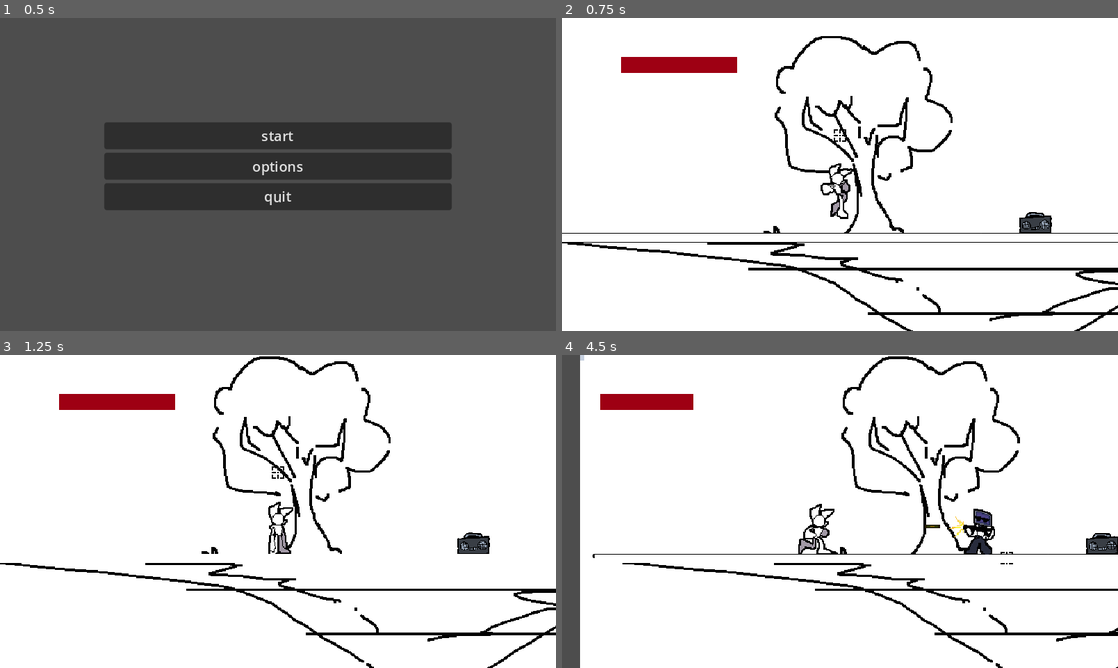
Above: before the commit, frames 1-4 (two rows, left to right).
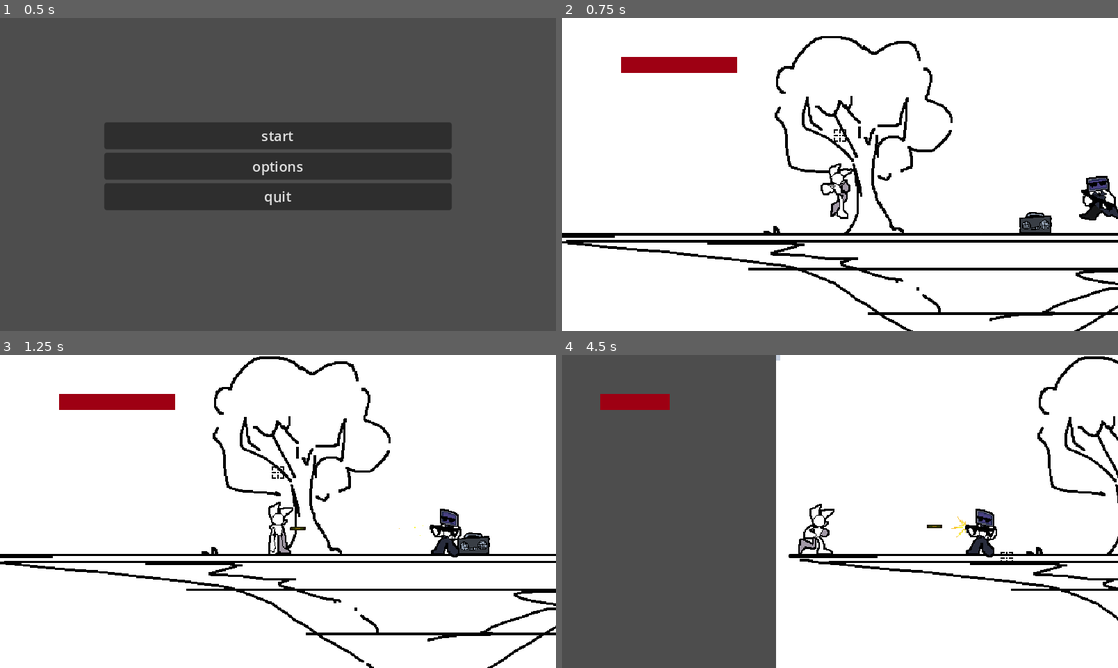
Above: after the commit, the same moments.

Repository: SZH217/game2
Game: Godot game, scene res://assets/scenes/main.tscn
Same seed, same stepped clock (60 frames per second), same inputs: the game is played once before the commit and once after it. The engine's default icon, where the game draws it, is replaced by a stand-in: a white triangle on a blue panel in a dark square. Sound files missing from this copy of the repository are replaced by a short silence.
Inputs (mouse positions are in pixels of both pictures, inside the frame that each line leads up to):
- Up to frame 1 (0.5 s): no input
- Up to frame 2 (0.75 s): click "start" at 0.5 s
- Up to frame 3 (1.25 s): no input
- Up to frame 4 (4.5 s): move the mouse to (962, 495) at 1.27 s; hold D (right) 1.28-2 s; tap E (interact) at 1.35, 3.05, 4.35 s; click (962, 495) at 1.42 s; drag from (728, 527) to (901, 524) at 2.02 s; move the mouse to (895, 442) at 2.77 s; hold A (left) 2.78-3.5 s; hold Space (action_c) 2.78-3.5 s; drag from (812, 574) to (673, 464) at 3.52 s; move the mouse to (1006, 558) at 4.27 s; hold D (right) from 4.28 s (still down)

Frame 1 is identical in both runs. In frame 2, 2.0% of the frame differs, in the area x 0-100%, y 50-72%; in frame 3, 1.9%; in frame 4, 41%, in the area x 3-100%, y 0-100%.

Commit message:
..

Diff:
--- /dev/null
+++ b/assets/scenes/jukebox.gd
@@ -0,0 +1,78 @@
+@tool
+extends Node2D
+
+@onready var sprite: Sprite2D = $Sprite2D
+@onready var bgm: AudioStreamPlayer = %bgm1
+
+@export var detection_range: float = 150.0
+@onready var player: CharacterBody2D = $"../player"
+
+var is_playing = false
+
+const BPM = 135.0
+var frame_duration : float = 60.0 / BPM
+var frames_per_beat = 0.5
+
+var is_nearby = false
+
+var music_timer : Timer
+var current_frame = 0
+
+const sprite_width = 1105
+const sprite_height = 281
+const num_frames = 5
+
+func _ready():
+	music_timer = Timer.new()
+	music_timer.wait_time = frame_duration * frames_per_beat
+	music_timer.one_shot = false
+	music_timer.autostart = false
+	add_child(music_timer)
+	music_timer.connect("timeout", Callable(self, "_on_music_timer_timeout"))
+
+	update_frame(0)
+
+	if player == null:
+		print("Player node not found! Check the node path.")
+	else:
+		print("Player node is successfully assigned!")
+
+func _process(delta):
+	if player != null:
+		is_nearby = player.position.distance_to(position) <= detection_range
+
+func _input(event):
+	if is_nearby and Input.is_action_just_pressed("interact"):
+		toggle_music()
+
+func toggle_music():
+	if is_playing:
+		stop_music()
+	else:
+		start_music()
+
+func start_music():
+	bgm.play()
+	is_playing = true
+	music_timer.start()
+	update_frame(1)
+
+func stop_music():
+	bgm.stop()
+	update_frame(0)
+	is_playing = false
+	music_timer.stop()
+
+func _on_music_timer_timeout():
+	if is_playing:
+		current_frame += 1
+		if current_frame >= num_frames:
+			current_frame = 1
+		update_frame(current_frame)
+
+func update_frame(frame_index: int):
+	var frame_width = sprite_width / num_frames
+	var frame_height = sprite_height
+	var x_offset = frame_index * frame_width
+	sprite.region_enabled = true
+	sprite.region_rect = Rect2(x_offset, 0, frame_width, frame_height)
--- a/assets/scenes/jukebox.tscn
+++ b/assets/scenes/jukebox.tscn
@@ -1,6 +1,7 @@
-[gd_scene load_steps=5 format=3 uid="uid://bkh3220lwijbs"]
+[gd_scene load_steps=6 format=3 uid="uid://bkh3220lwijbs"]
 
 [ext_resource type="Texture2D" uid="uid://rtxww4btl7o2" path="res://assets/textures/jukebox.png" id="1_fqd0q"]
+[ext_resource type="Script" path="res://assets/scenes/jukebox.gd" id="1_q37am"]
 
 [sub_resource type="Animation" id="Animation_exn8a"]
 length = 0.1
@@ -31,6 +32,7 @@
 
 [sub_resource type="Animation" id="Animation_c033a"]
 length = 0.4
+loop_mode = 1
 tracks/0/type = "value"
 tracks/0/imported = false
 tracks/0/enabled = true
@@ -41,7 +43,7 @@
 "times": PackedFloat32Array(0, 0.1, 0.2, 0.3),
 "transitions": PackedFloat32Array(1, 1, 1, 1),
 "update": 0,
-"values": [Rect2(221, 0, 221, 281), Rect2(0, 0, 221, 281), Rect2(0, 281, 221, 281), Rect2(0, 0, 221, 281)]
+"values": [Rect2(221, 0, 221, 281), Rect2(442, 0, 221, 281), Rect2(663, 0, 221, 281), Rect2(884, 0, 221, 281)]
 }
 tracks/1/type = "value"
 tracks/1/imported = false
@@ -63,6 +65,7 @@
 }
 
 [node name="Node2D" type="Node2D"]
+script = ExtResource("1_q37am")
 
 [node name="Sprite2D" type="Sprite2D" parent="."]
 scale = Vector2(0.25, 0.25)
--- a/assets/scenes/world.tscn
+++ b/assets/scenes/world.tscn
@@ -603,6 +603,7 @@
 tile_set = SubResource("TileSet_io07y")
 
 [node name="Platform" parent="Platforms" instance=ExtResource("2_gerlx")]
+visible = false
 position = Vector2(191, 351)
 scale = Vector2(1.64, 0.36)
 
@@ -616,7 +617,7 @@
 volume_db = -13.0
 
 [node name="enemy" parent="." instance=ExtResource("10_64lvh")]
-position = Vector2(578, 255)
+position = Vector2(369, 289)
 bullet = ExtResource("9_p6kdw")
 
 [node name="player" parent="." instance=ExtResource("9_rl4nj")]
--- a/assets/scripts/world.gd
+++ b/assets/scripts/world.gd
@@ -1,8 +1,4 @@
 extends Node2D
-
-
-func _ready() -> void:
-	%bgm1.play(GlobVars.musicProgress)
 
 
 func _process(_delta: float) -> void:
--- a/assets/textures/jukebox.json
+++ b/assets/textures/jukebox.json
@@ -16,7 +16,7 @@
     "duration": 100
    },
    "jukebox 2.ase": {
-    "frame": { "x": 0, "y": 0, "w": 221, "h": 281 },
+    "frame": { "x": 442, "y": 0, "w": 221, "h": 281 },
     "rotated": false,
     "trimmed": false,
     "spriteSourceSize": { "x": 0, "y": 0, "w": 221, "h": 281 },
@@ -24,7 +24,7 @@
     "duration": 100
    },
    "jukebox 3.ase": {
-    "frame": { "x": 0, "y": 281, "w": 221, "h": 281 },
+    "frame": { "x": 663, "y": 0, "w": 221, "h": 281 },
     "rotated": false,
     "trimmed": false,
     "spriteSourceSize": { "x": 0, "y": 0, "w": 221, "h": 281 },
@@ -32,7 +32,7 @@
     "duration": 100
    },
    "jukebox 4.ase": {
-    "frame": { "x": 0, "y": 0, "w": 221, "h": 281 },
+    "frame": { "x": 884, "y": 0, "w": 221, "h": 281 },
     "rotated": false,
     "trimmed": false,
     "spriteSourceSize": { "x": 0, "y": 0, "w": 221, "h": 281 },
@@ -45,7 +45,7 @@
   "version": "1.3.11-dev",
   "image": "jukebox.png",
   "format": "RGBA8888",
-  "size": { "w": 442, "h": 562 },
+  "size": { "w": 1105, "h": 281 },
   "scale": "1",
   "frameTags": [
    { "name": "idle", "from": 0, "to": 0, "direction": "forward", "color": "#000000ff" },
Binary file changed: assets/textures/jukebox.png
